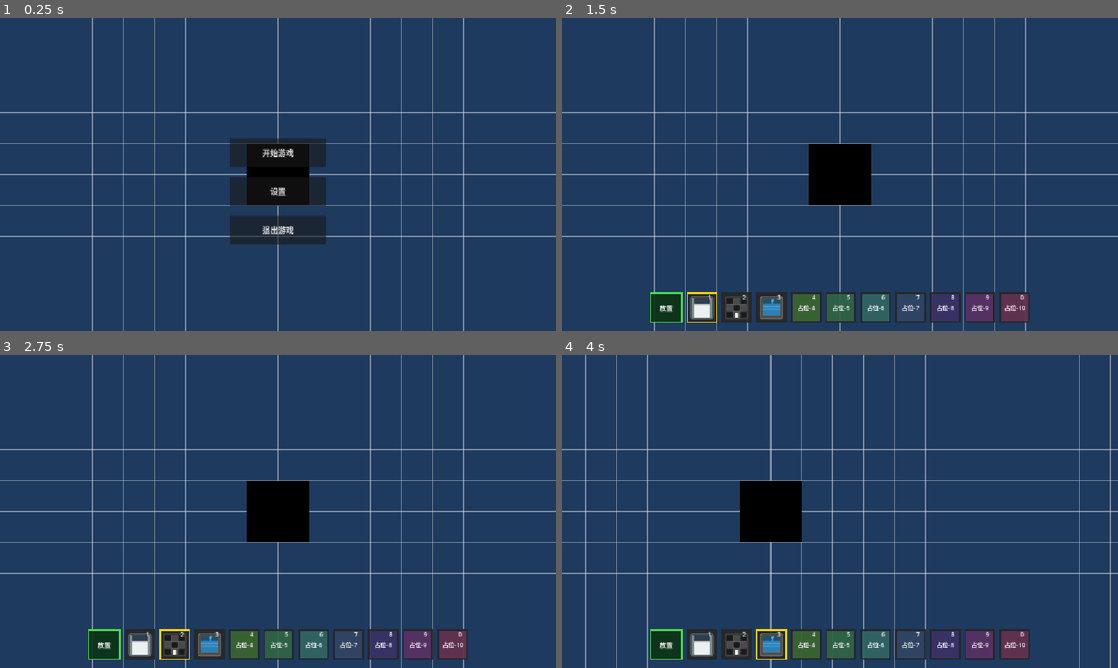
Above: before the commit, frames 1-4 (two rows, left to right).
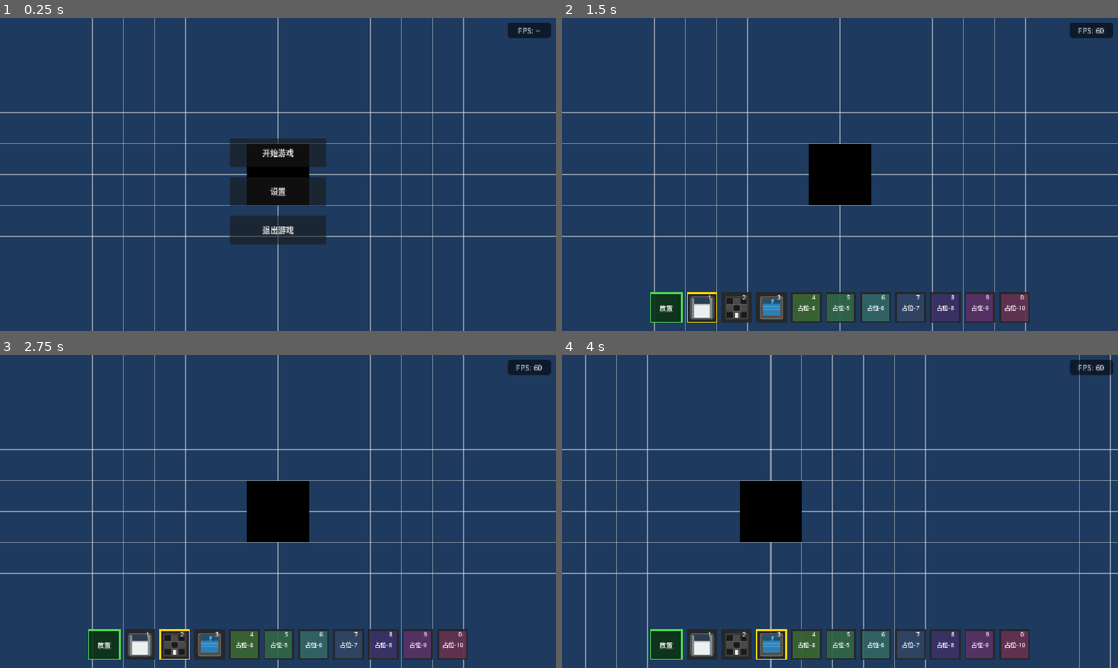
Above: after the commit, the same moments.

Repository: liuyun847/demo
Game: Godot game, scene res://scenes/main.tscn
Two runs of this game, one before a commit and one after it. Both use one fixed random seed, a clock stepped at 60 frames per second and the inputs below.
Inputs (mouse positions are in pixels of both pictures, inside the frame that each line leads up to):
- Up to frame 1 (0.25 s): no input
- Up to frame 2 (1.5 s): click "开始游戏" at 0.5 s; tap Enter at 1.25 s; drag from (701, 309) to (895, 105) at 1.27 s
- Up to frame 3 (2.75 s): tap Space at 2 s; drag from (172, 646) to (250, 574) at 2.02 s
- Up to frame 4 (4 s): tap Enter at 2.75 s; move the mouse to (773, 646) at 2.77 s; hold D (move_right) 2.78-3.5 s; tap 0 (slot_0) at 2.85 s; click (773, 646) at 2.92 s; drag from (806, 646) to (673, 464) at 3.52 s

The runs differ from the first frame. In frame 1, 0.4% of the frame differs, in the area x 91-100%, y 1-7%; in frame 2, 0.4%; in frame 3, 0.4%; in frame 4, 0.4%.

Commit message:
feat(ui): add in-game fps display component
新增右上角实时帧率显示控件，每0.5秒更新一次，带有半透明灰底背景和居中文字样式

Diff:
--- a/scenes/main.tscn
+++ b/scenes/main.tscn
@@ -10,6 +10,7 @@
 [ext_resource type="PackedScene" uid="uid://dwxq7v1l0r8yx" path="res://scenes/settings.tscn" id="8_u3i12"]
 [ext_resource type="PackedScene" path="res://scenes/inventory_bar.tscn" id="9_invbar"]
 [ext_resource type="PackedScene" uid="uid://c8k5y2p1x3m9z" path="res://scenes/building_tooltip.tscn" id="10_tooltip"]
+[ext_resource type="Script" path="res://scripts/fps_display.gd" id="11_fps_display"]
 
 [node name="Root" type="Node2D"]
 script = ExtResource("1_main")
@@ -46,3 +47,6 @@
 visible = false
 
 [node name="BuildingTooltip" parent="UIOverlay" instance=ExtResource("10_tooltip")]
+
+[node name="FPSDisplay" type="Label" parent="UIOverlay"]
+script = ExtResource("11_fps_display")
--- /dev/null
+++ b/scripts/fps_display.gd
@@ -0,0 +1,50 @@
+extends Label
+
+# 右上角帧率显示组件
+# 每 0.5 秒更新一次 FPS，带灰底背景
+
+const MARGIN := Vector2(10, 10)
+const MIN_UPDATE_INTERVAL := 0.5  # 更新间隔（秒）
+
+var _time_elapsed := 0.0
+var _frame_count := 0
+var _fps := 0.0
+
+func _ready() -> void:
+	# 固定在右上角，宽度缩短到一半（100px）
+	anchors_preset = Control.PRESET_TOP_RIGHT
+	offset_left = -100
+	offset_top = int(MARGIN.y)
+	offset_right = -int(MARGIN.x)
+	offset_bottom = int(MARGIN.y) + 24
+
+	# 灰底背景
+	var bg := StyleBoxFlat.new()
+	bg.bg_color = Color(0.0, 0.0, 0.0, 0.55)
+	bg.corner_radius_top_left = 6
+	bg.corner_radius_top_right = 6
+	bg.corner_radius_bottom_left = 6
+	bg.corner_radius_bottom_right = 6
+	bg.content_margin_left = 10
+	bg.content_margin_right = 10
+	bg.content_margin_top = 4
+	bg.content_margin_bottom = 4
+	add_theme_stylebox_override("normal", bg)
+
+	# 文字样式（居中）
+	horizontal_alignment = HORIZONTAL_ALIGNMENT_CENTER
+	vertical_alignment = VERTICAL_ALIGNMENT_CENTER
+	add_theme_font_size_override("font_size", 16)
+	add_theme_color_override("font_color", Color(0.9, 0.9, 0.9, 0.9))
+
+	text = "FPS: --"
+
+func _process(delta: float) -> void:
+	_time_elapsed += delta
+	_frame_count += 1
+
+	if _time_elapsed >= MIN_UPDATE_INTERVAL:
+		_fps = _frame_count / _time_elapsed
+		text = "FPS: %d" % int(_fps)
+		_frame_count = 0
+		_time_elapsed = 0.0
